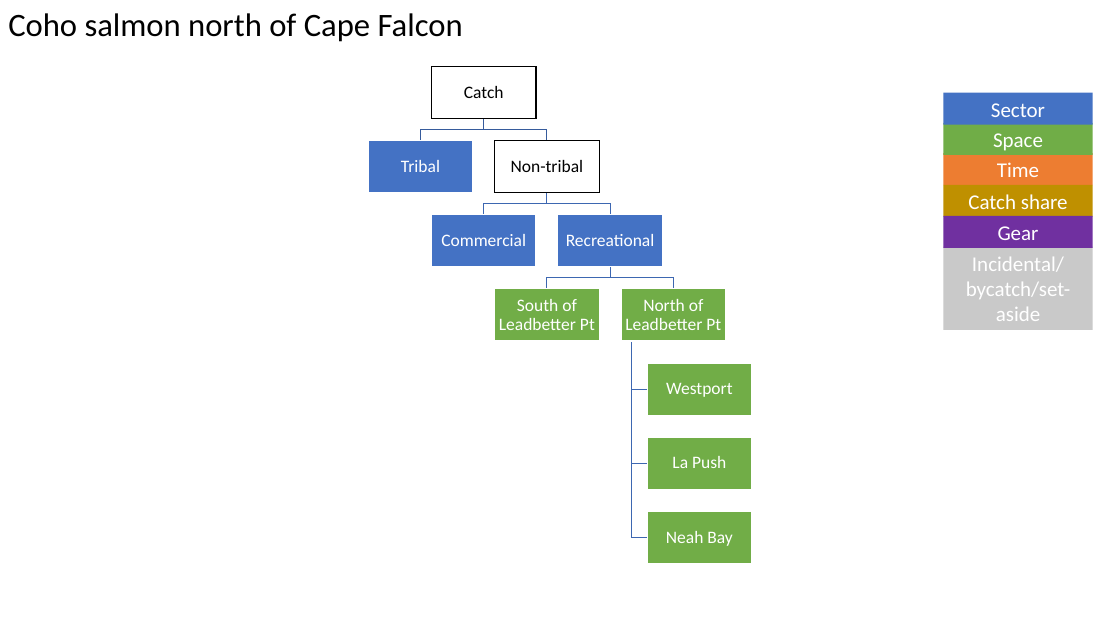
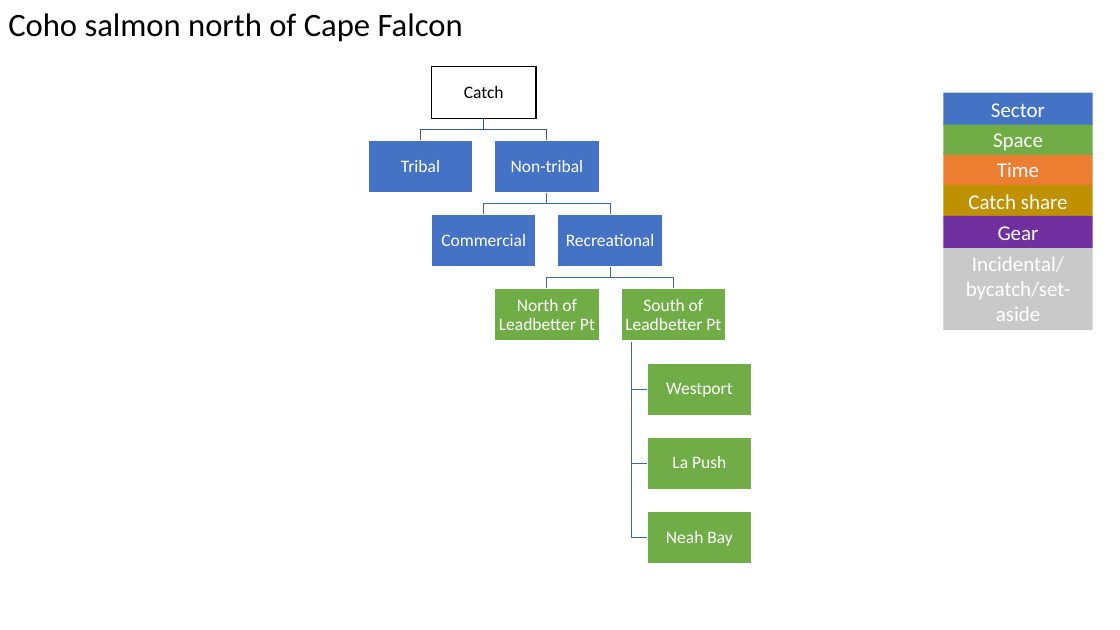
Before and after one commit to zoekitchel/cc_allocation, a slide deck: slide 1 of figures/flow_charts.pptx. Drawn at 1120x630 pixels with LibreOffice and Linux fonts; fonts in the diff are those of the drawing. Boxes give left, top, right and bottom in pixels: in the first picture for what was removed or moved away, otherwise in the second. Text is boxed around its words. In the diff, an @@ line names an element or a change of style, - is before the commit and + after.

```diff
--- a/figures/flow_charts.pptx
+++ b/figures/flow_charts.pptx
@@ text "Non-tribal" at [511, 160, 584, 172]: text colour #000000 to #FFFFFF @@
@@ rectangle at [495, 140, 599, 192]: fill #FFFFFF to #4472C4; outline #000000 1 pt to #FFFFFF 1 pt @@
@@ text "North of Leadbetter Pt": place and size @@
-text "North of Leadbetter Pt" at [625, 299, 721, 330]
+text "North of Leadbetter Pt" at [499, 299, 595, 330]
@@ text "South of Leadbetter Pt": place and size @@
-text "South of Leadbetter Pt" at [499, 299, 595, 330]
+text "South of Leadbetter Pt" at [625, 299, 721, 330]
```
Also in this commit, not shown: 1 other slide changed, 1 slide added, 8 other files.
